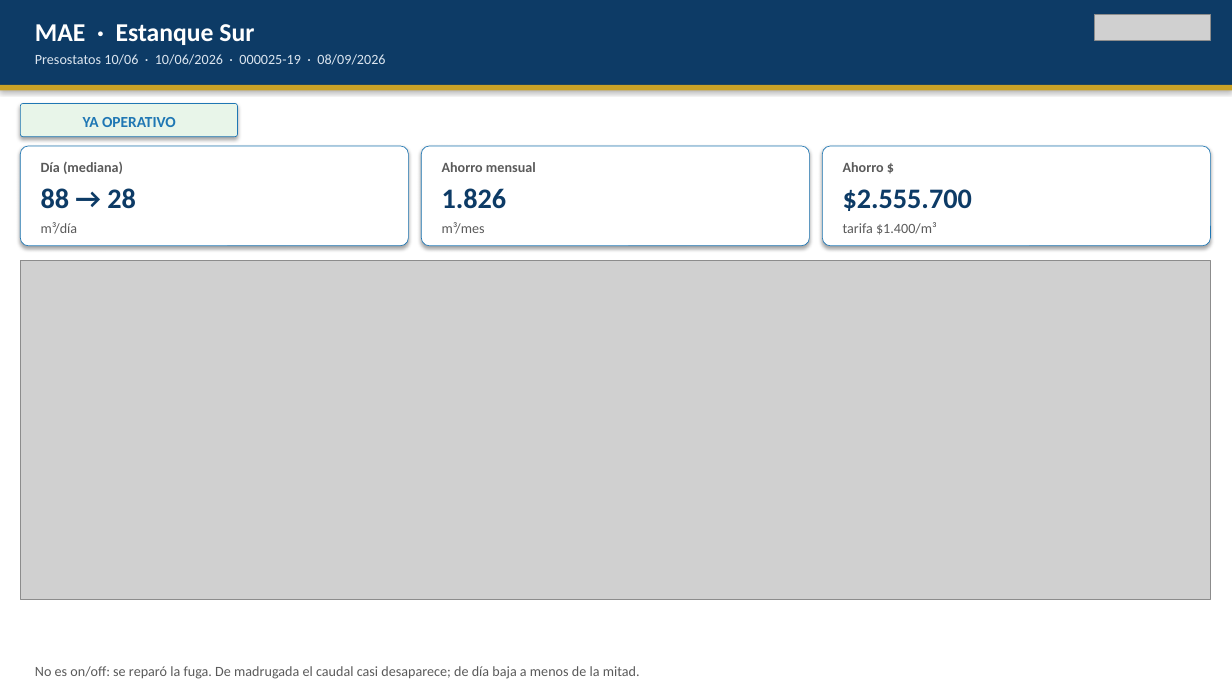
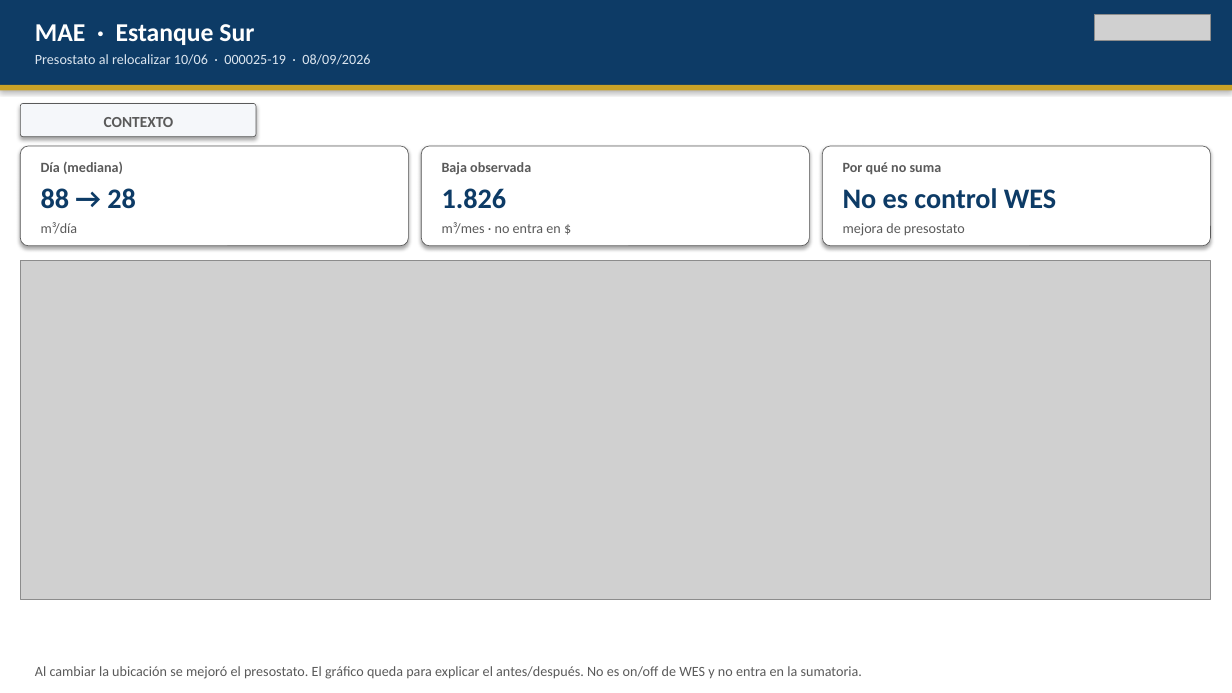
Before and after one commit to anibaloperacionesWes/wes-scripts, a slide deck: slide 3 of reports/Parque_Arauco/CONSOLIDADO/Fichas_onepage_PA_20260908.pptx (slide 2 before the commit). Drawn at 1232x693 pixels with LibreOffice and Linux fonts; fonts in the diff are those of the drawing; grey boxes stand for pictures. Boxes give left, top, right and bottom in pixels: in the first picture for what was removed or moved away, otherwise in the second. Text is boxed around its words. In the diff, an @@ line names an element or a change of style, - is before the commit and + after.

```diff
--- a/reports/Parque_Arauco/CONSOLIDADO/Fichas_onepage_PA_20260908.pptx
+++ b/reports/Parque_Arauco/CONSOLIDADO/Fichas_onepage_PA_20260908.pptx
@@ text at [35, 54, 370, 65]: text changed @@
-Presostatos 10/06 · 10/06/2026 · 000025-19 · 08/09/2026
+Presostato al relocalizar 10/06 · 000025-19 · 08/09/2026
@@ rounded rectangle: place and size @@
-rounded rectangle at [20, 104, 238, 137]
+rounded rectangle at [20, 104, 256, 137]
@@ rounded rectangle at [20, 104, 256, 137]: fill #E8F5E9 to #F5F7FA; outline #1F77B4 0.5 pt to #5A5A5A 0.5 pt @@
@@ text at [104, 117, 174, 127]: text changed; text colour #1F77B4 to #5A5A5A @@
-YA OPERATIVO
+CONTEXTO
@@ outline #1F77B4 0.5 pt to #5A5A5A 0.5 pt in 3 elements at [20, 146, 409, 246], [421, 146, 810, 246], [823, 146, 1211, 246] @@
@@ text at [442, 162, 531, 175]: text changed @@
-Ahorro mensual
+Baja observada
@@ text at [843, 162, 942, 174]: text changed @@
-Ahorro $
+Por qué no suma
@@ text at [843, 188, 1056, 209]: text changed @@
-$2.555.700
+No es control WES
@@ text at [442, 222, 560, 234]: text changed @@
-m³/mes
+m³/mes · no entra en $
@@ text at [843, 223, 965, 236]: text changed @@
-tarifa $1.400/m³
+mejora de presostato
@@ text at [35, 666, 862, 679]: text changed @@
-No es on/off: se reparó la fuga. De madrugada el caudal casi desaparece; de día baja a menos de la mitad.
+Al cambiar la ubicación se mejoró el presostato. El gráfico queda para explicar el antes/después. No es on/off de WES y no entra en la sumatoria.
```
Also in this commit, not shown: 8 other slides changed, 1 slide added, 10 other files.
